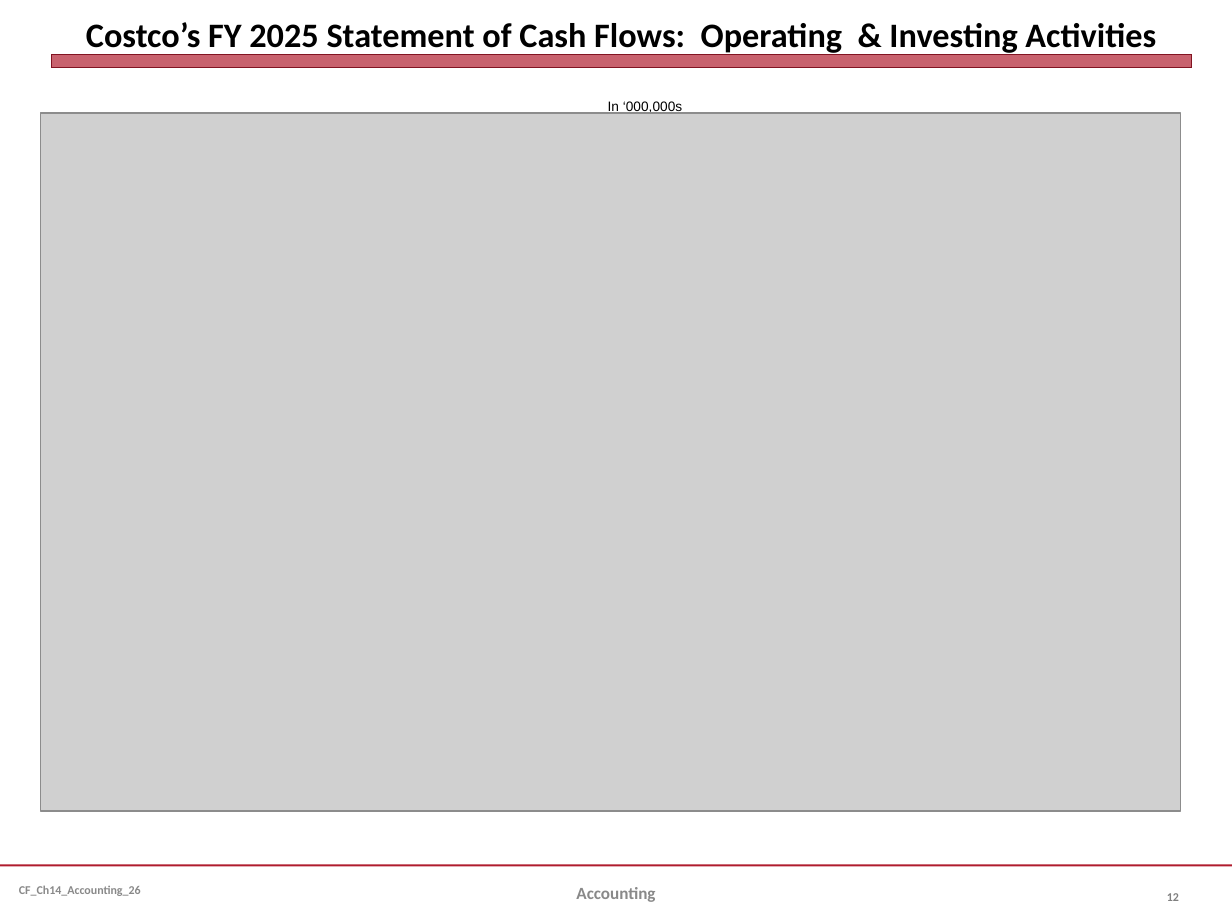
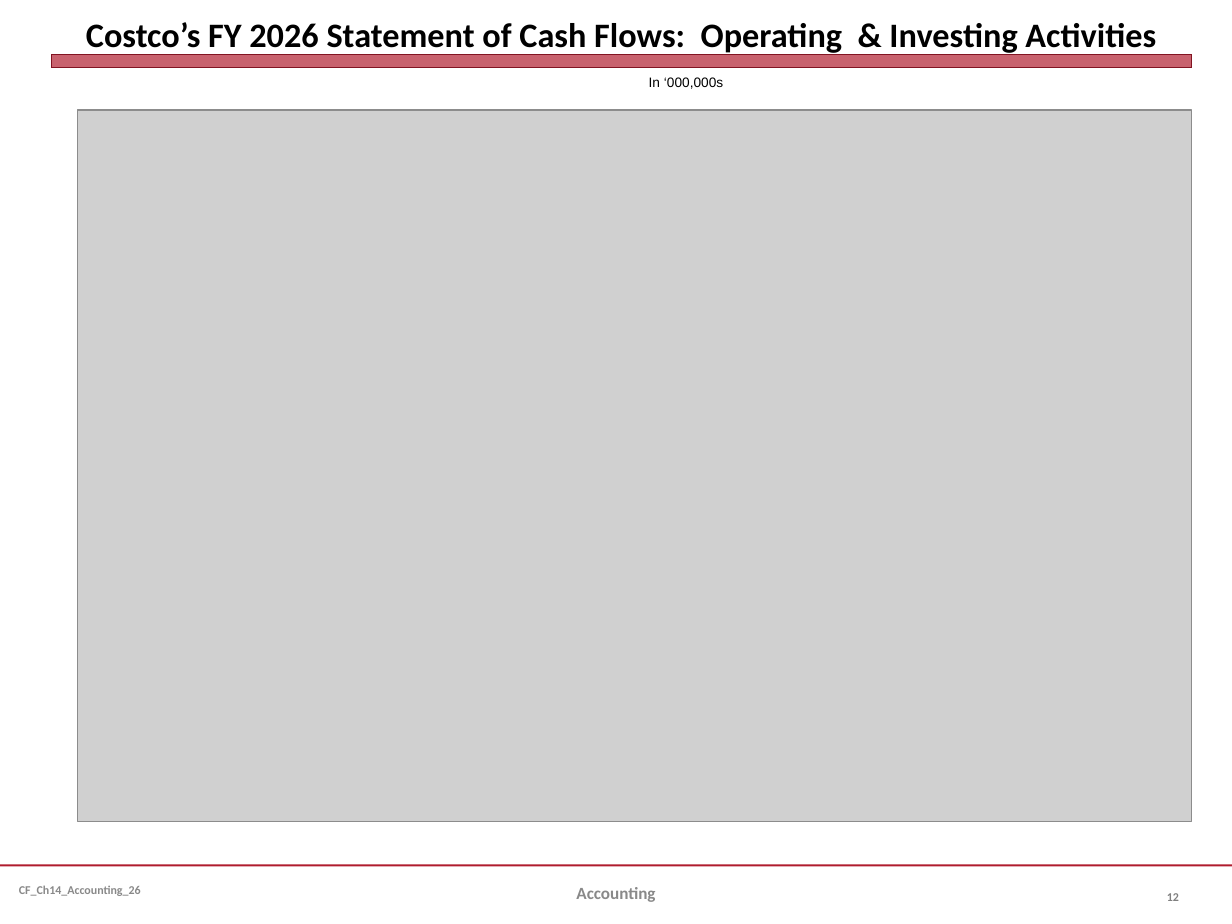
Before and after one commit to jmc877/Corporate-Finance, a slide deck: slide 12 of slides/CF_Ch14_Accounting_26.pptx. Drawn at 1232x924 pixels with LibreOffice and Linux fonts; fonts in the diff are those of the drawing; grey boxes stand for pictures. Boxes give left, top, right and bottom in pixels: in the first picture for what was removed or moved away, otherwise in the second. Text is boxed around its words. In the diff, an @@ line names an element or a change of style, - is before the commit and + after.

```diff
--- a/slides/CF_Ch14_Accounting_26.pptx
+++ b/slides/CF_Ch14_Accounting_26.pptx
@@ title at box(86, 22, 1156, 56): text changed @@
-Costco’s FY 2025 Statement of Cash Flows: Operating & Investing Activities
+Costco’s FY 2026 Statement of Cash Flows: Operating & Investing Activities
@@ text "In ‘000,000s": place and size @@
-text "In ‘000,000s" at box(608, 101, 682, 114)
+text "In ‘000,000s" at box(649, 77, 723, 89)
@@ picture: place and size @@
-picture at box(41, 113, 1180, 812)
+picture at box(78, 110, 1191, 821)
```
Also in this commit, not shown: 6 other slides changed, 1 slide added, 1 other file.
